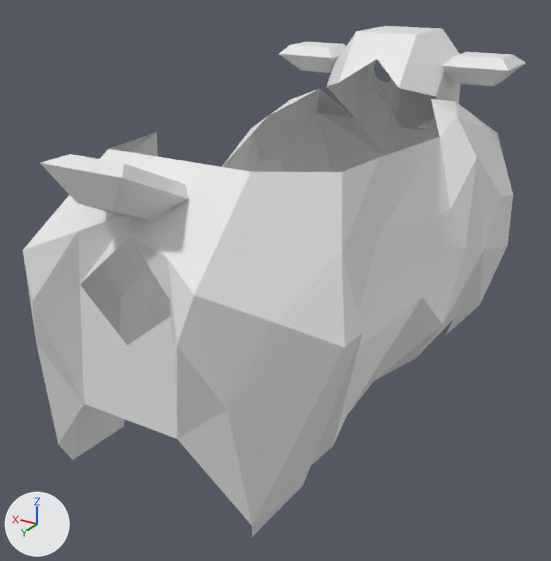
What one commit did to the OBJ model src/commonMain/resources/baaahs-model.obj.
One viewpoint serves both versions: a 50 mm camera at (-379.0, 210.0, 296.0) aimed at (-117.0, -226.0, 77.0). Lighting does not change. The marker at lower left points along +X, +Y and +Z. Where no turn or scale is listed for an object, it has been applied to the vertices.

The older version as bpy lines, for what is in view:
```python
ob_19ap = bpy.data.objects.new('19AP', me_19ap)
ob_19ap.location = (0.0, 0.0, 0.0)
ob_42p = bpy.data.objects.new('42P', me_42p)
ob_42p.location = (0.0, 0.0, 0.0)
ob_44p = bpy.data.objects.new('44P', me_44p)
ob_44p.location = (0.0, 0.0, 0.0)
ob_45d = bpy.data.objects.new('45D', me_45d)
ob_45d.location = (0.0, 0.0, 0.0)
ob_45p = bpy.data.objects.new('45P', me_45p)
ob_45p.location = (0.0, 0.0, 0.0)
ob_r8d = bpy.data.objects.new('R8D', me_r8d)
ob_r8d.location = (0.0, 0.0, 0.0)
ob_r8p = bpy.data.objects.new('R8P', me_r8p)
ob_r8p.location = (0.0, 0.0, 0.0)
ob_r9d = bpy.data.objects.new('R9D', me_r9d)
ob_r9d.location = (0.0, 0.0, 0.0)
ob_r9p = bpy.data.objects.new('R9P', me_r9p)
ob_r9p.location = (0.0, 0.0, 0.0)
# also in view: '22P' at (-222.0, -225.0, 61.0); 'TailB' at (-130.0, -56.0, 189.0); '5P' at (-222.0, -376.0, 152.0); '36P' at (-232.0, -100.0, 139.0); '38D' at (-59.0, -88.0, 14.0)
```
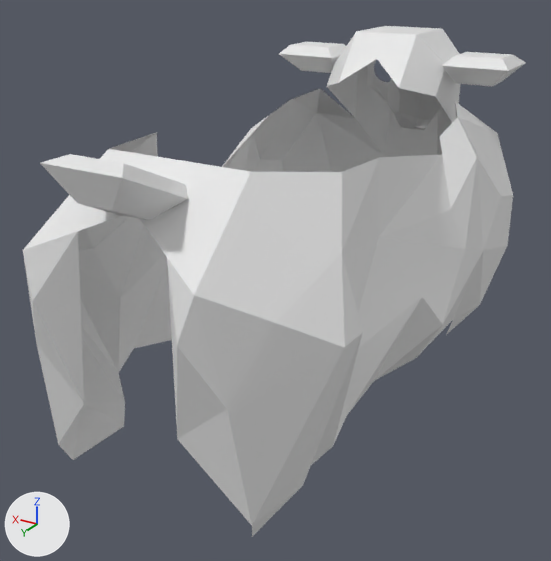
Patch to the scene script:
```diff
--- a/src/commonMain/resources/baaahs-model.obj.py
+++ b/src/commonMain/resources/baaahs-model.obj.py
@@ me_19ap @@
 me_19ap.from_pydata(...)  # 3 vertices, 1 face; spans x -215.8..-203.8, y -305.0..-177.5, z 144.0..189.7
 # used by ob_19ap; location = (0.0, 0.0, 0.0)
-me_19ap.vertices[0].co = (-203.8, -305.0, 176.9)  # pixel (439, 136)
+# me_19ap part 1
+me_19ap.vertices[0].co = (-209.9, -296.0, 167.0)  # pixel (442, 154)
@@ ob_44p @@
-ob_44p = bpy.data.objects.new('44P', me_44p)
-ob_44p.location = (0.0, 0.0, 0.0)
@@ ob_45d @@
-ob_45d = bpy.data.objects.new('45D', me_45d)
-ob_45d.location = (0.0, 0.0, 0.0)
@@ ob_45p @@
-ob_45p = bpy.data.objects.new('45P', me_45p)
-ob_45p.location = (0.0, 0.0, 0.0)
@@ ob_r8d @@
-ob_r8d = bpy.data.objects.new('R8D', me_r8d)
-ob_r8d.location = (0.0, 0.0, 0.0)
@@ ob_r8p @@
-ob_r8p = bpy.data.objects.new('R8P', me_r8p)
-ob_r8p.location = (0.0, 0.0, 0.0)
@@ ob_r9d @@
-ob_r9d = bpy.data.objects.new('R9D', me_r9d)
-ob_r9d.location = (0.0, 0.0, 0.0)
@@ ob_r9p @@
-ob_r9p = bpy.data.objects.new('R9P', me_r9p)
-ob_r9p.location = (0.0, 0.0, 0.0)
```

Boxes (x1, y1, x2, y2) around the edits, measured in the pictures (551 x 561 px):
'R8D', deleted
    before: (80, 285, 177, 439)
'19AP', reshaped (18% shorter)
    before: (378, 137, 439, 237)
    after: (378, 155, 441, 237)
'R8P', deleted
    before: (127, 317, 177, 438)
'R9D', deleted
    before: (78, 216, 143, 284)
'R9P', deleted
    before: (130, 224, 170, 300)
'45P', deleted
    before: (431, 99, 457, 136)
'44P', deleted
    before: (432, 99, 458, 117)
'45D', deleted
    before: (270, 89, 318, 115)
'37D', unchanged, uncovered by the edit
    after: (80, 299, 125, 402)
